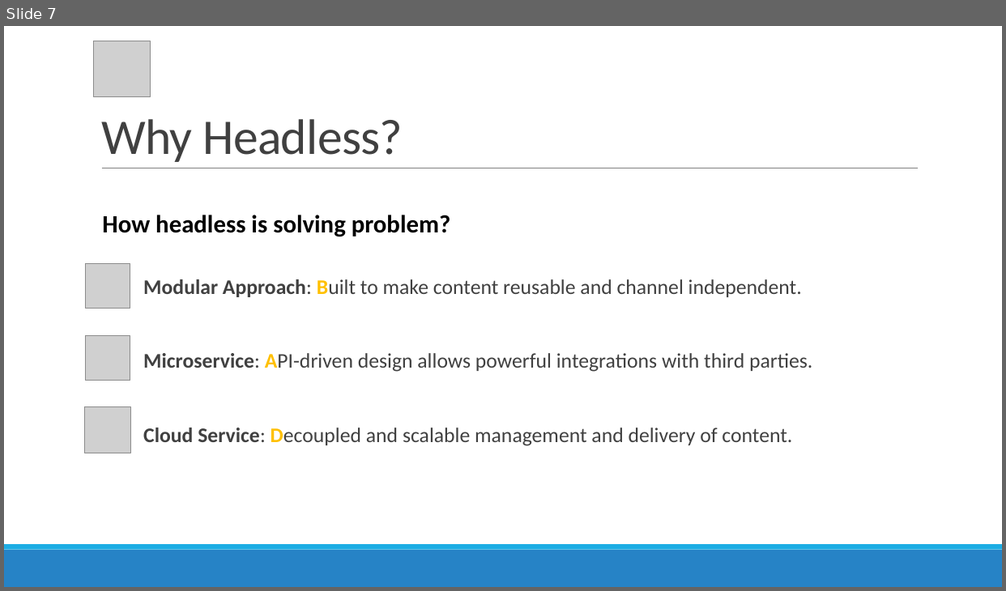
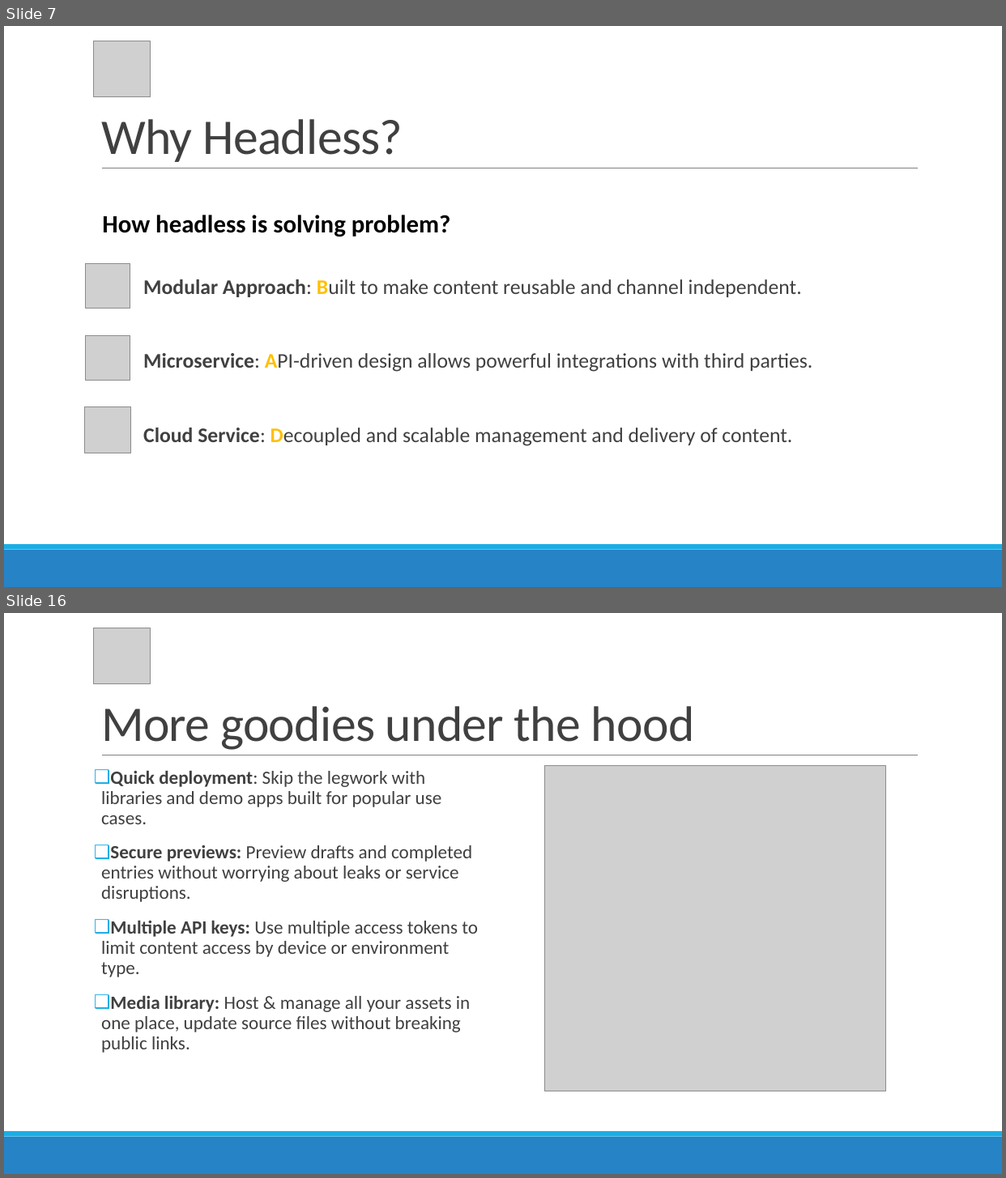
Before and after one commit to r4yadav/contentful-altudo, a slide deck: Contentful-queries.pptx. Shown one above the other, each under a label of ours: slide 7 before the commit, slides 7 and 16 after it; the slides between them are not shown. The pictures are 1006x591 and 1006x1178 pixels, drawn with LibreOffice and Linux fonts; fonts in the diff are those of the drawing; grey boxes stand for pictures. Boxes give left, top, right and bottom in pixels: in the first picture for what was removed or moved away, otherwise in the second. Text is boxed around its words. In the diff, an @@ line names an element or a change of style, - is before the commit and + after.

```diff
--- a/Contentful-queries.pptx
+++ b/Contentful-queries.pptx
@@ slide 16 added at (4, 613, 1002, 1174), background #FFFFFF; not listed: 3 template elements that a slide beside it also shows @@
@@ picture added at (94, 628, 150, 683) @@
@@ title added at (101, 706, 695, 750), 48 pt, text #404040 @@
+More goodies under the hood
@@ text added at (101, 771, 478, 1053), 18 pt, text #404040 @@
+❑ Quick deployment: Skip the legwork with libraries and demo apps built for popular use cases.
+❑ Secure previews: Preview drafts and completed entries without worrying about leaks or service disruptions.
+❑ Multiple API keys: Use multiple access tokens to limit content access by device or environment type.
+❑ Media library: Host & manage all your assets in one place, update source files without breaking public links.
@@ picture added at (544, 766, 886, 1092) @@
```
Also in this commit, not shown: 4 slides changed, 9 other slides added, 5 other files.
